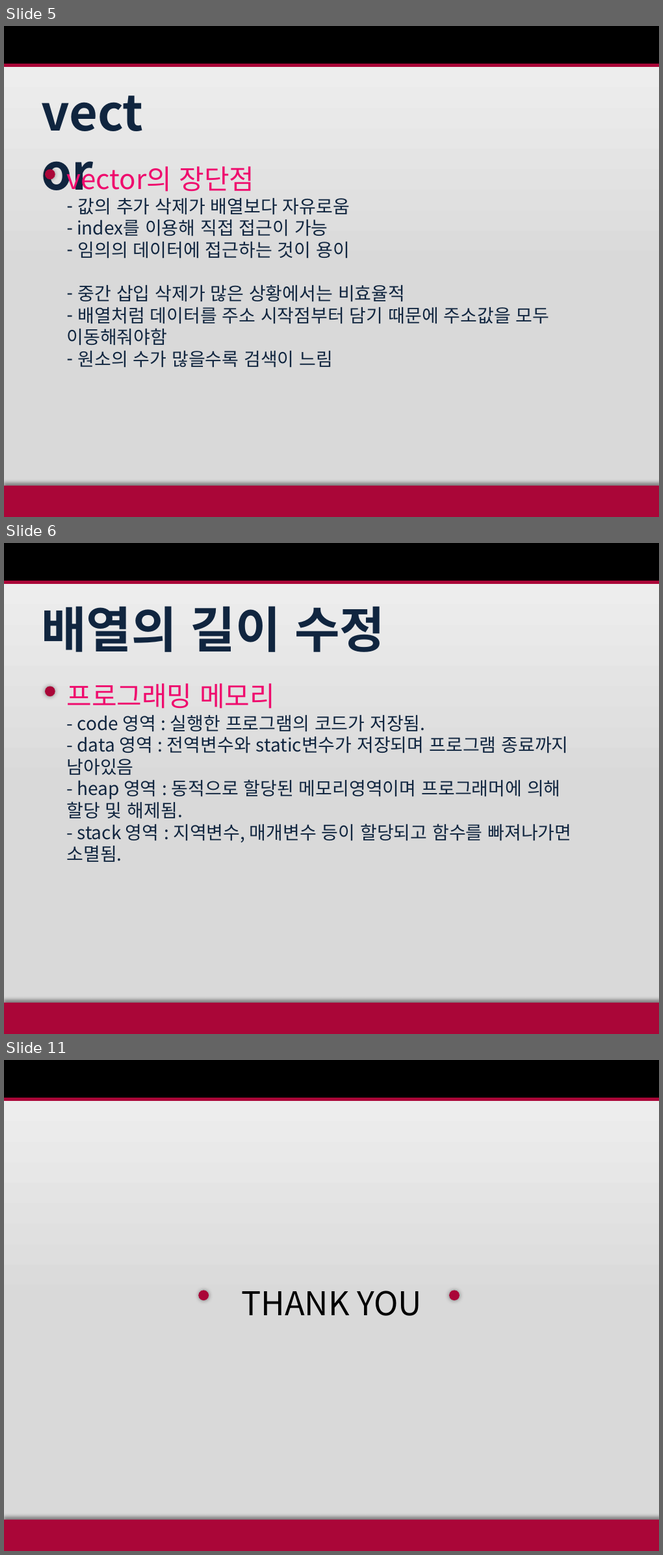
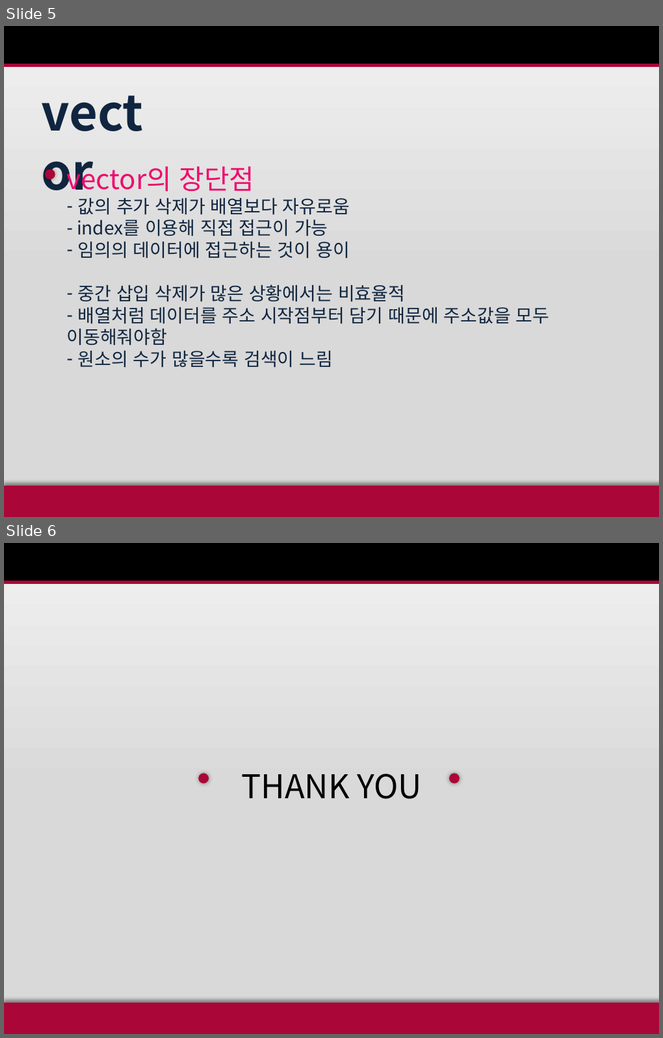
Before and after one commit to EnBalor/study, a slide deck: vector/벡터/배열.pptx. Shown one above the other, each under a label of ours: slides 5, 6 and 11 before the commit, slides 5 and 6 after it; the slides between them are not shown. The pictures are 663x1555 and 663x1038 pixels, drawn with LibreOffice and Linux fonts; fonts in the diff are those of the drawing. Boxes give left, top, right and bottom in pixels: in the first picture for what was removed or moved away, otherwise in the second. Text is boxed around its words. In the diff, an @@ line names an element or a change of style, - is before the commit and + after.

```diff
--- a/vector/벡터/배열.pptx
+++ b/vector/벡터/배열.pptx
@@ slide 6 removed at (4,543,659,1034), background gradient #F2F2F2 to #D9D9D9 @@
@@ rectangle removed at (4,543,659,583) @@
@@ rectangle removed at (4,580,659,583) @@
@@ text removed at (41,606,385,652) @@
-배열의 길이 수정
@@ ellipse removed at (44,687,55,697) @@
@@ text removed at (67,683,572,862) @@
-프로그래밍 메모리
-- code 영역 : 실행한 프로그램의 코드가 저장됨.
-- data 영역 : 전역변수와 static변수가 저장되며 프로그램 종료까지 남아있음
-- heap 영역 : 동적으로 할당된 메모리영역이며 프로그래머에 의해 할당 및 해제됨.
-- stack 영역 : 지역변수, 매개변수 등이 할당되고 함수를 빠져나가면 소멸됨.
@@ rectangle removed at (4,1003,659,1034) @@
@@ what was slide 11 is now slide 6 @@
```
Also in this commit, not shown: 4 other slides removed.
